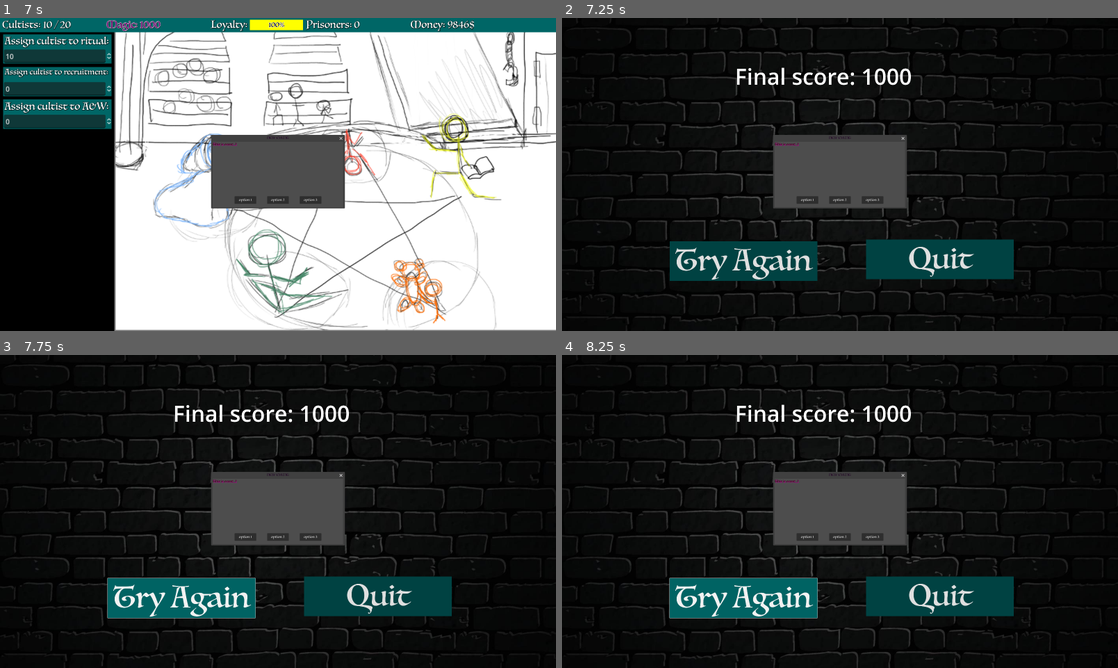
Above: before the commit, frames 1-4 (two rows, left to right).
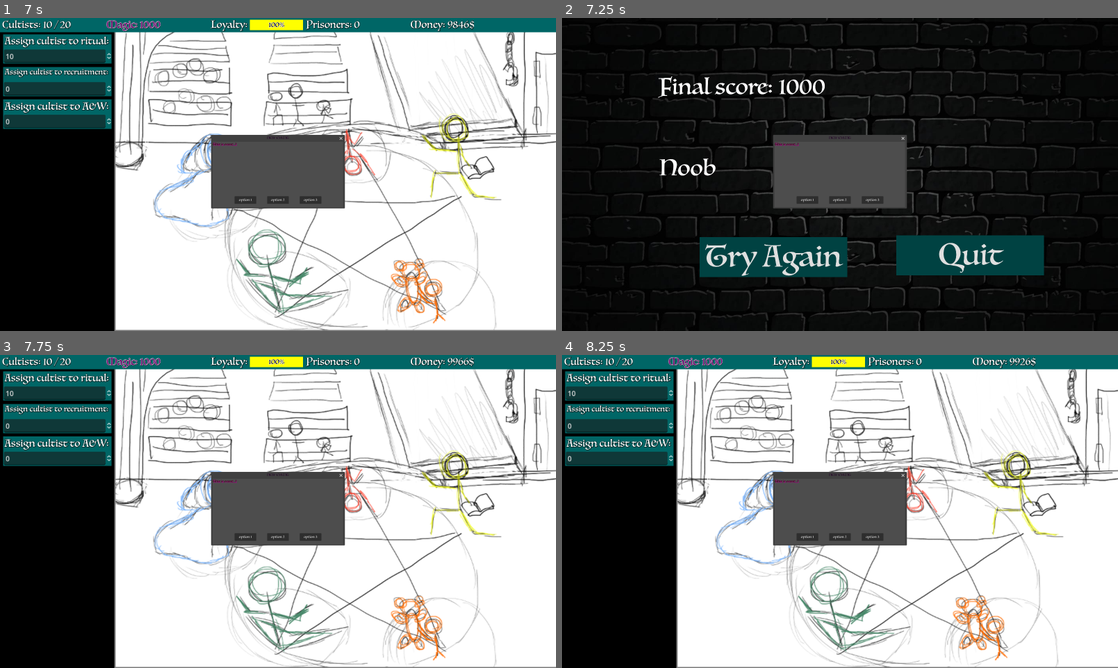
Above: after the commit, the same moments.

Repository: ShroomySquid/Ludum_Dare
Game: Godot game, scene res://root_menu_node.tscn
Same seed, same stepped clock (60 frames per second), same inputs: the game is played once before the commit and once after it.
Inputs (mouse positions are in pixels of both pictures, inside the frame that each line leads up to):
- Up to frame 1 (7 s): click "Start Game" at 0.5 s; click (278, 174) at 1.27 s; type "12" at 1.35 s; tap Enter at 2 s; click "OK" at 2.75 s; click "OK" at 3.5 s; click "OK" at 4.25 s; click "Skip tutorial" at 5 s; click (72, 68) at 6.5 s
- Up to frame 2 (7.25 s): no input
- Up to frame 3 (7.75 s): click "Try Again" at 7.25 s
- Up to frame 4 (8.25 s): click (745, 599) at 8 s, where only the run before the commit has a clickable "Try Again"

Frame 1 is identical in both runs. In frame 2, 14% of the frame differs, in the area x 0-100%, y 0-100%; in frame 3, 81%; in frame 4, 81%.

Commit message:
Started to add adio

Diff:
--- a/ui_prototype/Control.gd
+++ b/ui_prototype/Control.gd
@@ -2,9 +2,12 @@
 class_name GAME
 @onready var menu = $"../MenuLayer/Menu"
 @onready var end_screen = $"../MenuLayer/EndScreen"
+@onready var game_theme = $"../GameTheme"
+@onready var menu_theme = $"../MenuTheme"
+@onready var end_theme = $"../EndTheme"
 signal end_game(score)
 var resources: Resource_container = Resource_container.new()
-@export var available_cultists = 0
+@export var available_cultists = 10
 var peak_magic = 1000
 var cultists_in_ritual = 10
 var cultists_in_recruitment = 0
@@ -49,6 +52,27 @@
 		menu.show()
 
 func retry():
+	print("retry works")
+	global_timer = 0
+	resources.set_re(Resources.r.CULTISTS, 20)
+	resources.set_re(Resources.r.MAGIC, 1000)
+	resources.set_re(Resources.r.LOYALTY, 100)
+	resources.set_re(Resources.r.PRISONERS, 0)
+	resources.set_re(Resources.r.GOLD, 10000)
+	#Engine.time_scale = 1
+	peak_magic = 1000
+	cultists_in_ritual = 10
+	cultists_in_recruitment = 0
+	cultists_in_job = 0
+	new_cultist_counter = 0
+	available_cultists = 10
+	is_paused = false
+	in_intro = false
+	$Cultist_Send.value = cultists_in_ritual
+	$Recruitment_Send.value = cultists_in_recruitment
+	$Job_Send.value = cultists_in_job
+	end_screen.hide()
+	Engine.time_scale = 1
 	pass
 
 # Called when the node enters the scene tree for the first time.
@@ -103,6 +127,7 @@
 	resources.add_re(Resources.r.GOLD, 10 * delta * cultists_in_job)
 	global_timer += delta
 	if (global_timer >= 2):
+		is_paused = true
 		Engine.time_scale = 0
 		end_game.emit(resources.get_re(Resources.r.MAGIC))
 		#end_screen.set_score("Final score: " + str(Resources.r.MAGIC))
@@ -129,8 +154,10 @@
 	if (new_cultist_counter >= 300):
 		new_cultist_counter = 0
 		resources.add_re(Resources.r.CULTISTS, 1)
-	if (int(resources.get_re(Resources.r.MAGIC)) == 0):
-		print("Dead you are, try again you must.")
+	if (resources.get_re(Resources.r.MAGIC) < 1):
+		is_paused = true
+		Engine.time_scale = 0
+		end_game.emit(resources.get_re(Resources.r.MAGIC))
 	$cultist_label.text = "Cultists: " + str(available_cultists) + " / " + str(resources.get_re(Resources.r.CULTISTS))
 	$magic_label.text = "Magic: " + str(int(resources.get_re(Resources.r.MAGIC)))
 	$loyalty_bar.value = resources.get_re(Resources.r.LOYALTY)
--- a/ui_prototype/Menu/EndScreen.gd
+++ b/ui_prototype/Menu/EndScreen.gd
@@ -1,6 +1,7 @@
 extends Control
 
 @onready var main = $"../../UI"
+#var resources: Resource_container = Resource_container.new()
 func _process(_delta):
 	pass
 
@@ -11,9 +12,12 @@
 	main.retry()
 
 func _on_ui_end_game(score):
+	#var score = resources.get_re(Resources.r.MAGIC)
 	#$FinalScore.text = "Final score: "
-	print(score)
-	$FinalScore.text = "Final score: " + str(score)
+	#print(score)
+	if score < 1:
+		score = 0
+	$FinalScore.text = "Final score: " + str(int(score))
 	if (score >= 1000000):
 		$EndMsg.text = "Cori Tier"
 	elif (score >= 100000):
@@ -26,4 +30,6 @@
 		$EndMsg.text = "This is worst than the starting score"
 	elif (score >= 1):
 		$EndMsg.text = "How"
+	elif (score < 1):
+		$EndMsg.text = "You are dead."
 	pass
--- a/ui_prototype/Menu/EndScreen.tscn
+++ b/ui_prototype/Menu/EndScreen.tscn
@@ -33,10 +33,11 @@
 
 [node name="FinalScore" type="Label" parent="."]
 layout_mode = 0
-offset_left = 1170.59
-offset_top = 291.176
-offset_right = 1986.59
-offset_bottom = 496.176
+offset_left = 450.001
+offset_top = 392.646
+offset_right = 1306.0
+offset_bottom = 597.646
+theme_override_fonts/font = ExtResource("3_esequ")
 theme_override_font_sizes/font_size = 150
 text = "Final score:
 "
@@ -70,10 +71,12 @@
 text = "Try Again"
 
 [node name="EndMsg" type="Label" parent="."]
-offset_left = 1566.18
-offset_top = 879.41
-offset_right = 1931.18
-offset_bottom = 1292.41
+layout_mode = 0
+offset_left = 457.354
+offset_top = 942.646
+offset_right = 822.354
+offset_bottom = 1355.65
+theme_override_fonts/font = ExtResource("3_esequ")
 theme_override_font_sizes/font_size = 150
 text = "Bye
 
--- a/ui_prototype/node_2d.tscn
+++ b/ui_prototype/node_2d.tscn
@@ -9,6 +9,9 @@
 [ext_resource type="PackedScene" uid="uid://cecoa35ps282h" path="res://Intro/intro_window.tscn" id="7_cd71p"]
 [ext_resource type="Script" path="res://Event_management/event_manager.gd" id="7_s0rid"]
 [ext_resource type="PackedScene" uid="uid://ba8rt35jlr4s3" path="res://Menu/EndScreen.tscn" id="9_57u53"]
+[ext_resource type="AudioStream" uid="uid://dl08vq3kla3lt" path="res://audio/Musique_Scène1.mp3" id="10_sibtu"]
+[ext_resource type="AudioStream" uid="uid://bvknnw5u58q7s" path="res://audio/Musique_MenuPrincipal.mp3" id="11_i12wa"]
+[ext_resource type="AudioStream" uid="uid://bdfbepk30a3cw" path="res://audio/Musique_Fin.mp3" id="12_3mmgi"]
 
 [node name="Untitled Cult Game" type="Node2D"]
 
@@ -76,6 +79,19 @@
 scale = Vector2(1, 1)
 
 [node name="EndScreen" parent="MenuLayer" instance=ExtResource("9_57u53")]
+offset_left = 138.0
+offset_top = -18.0
+offset_right = 2495.0
+offset_bottom = 1448.0
+
+[node name="GameTheme" type="AudioStreamPlayer" parent="."]
+stream = ExtResource("10_sibtu")
+
+[node name="MenuTheme" type="AudioStreamPlayer" parent="."]
+stream = ExtResource("11_i12wa")
+
+[node name="EndTheme" type="AudioStreamPlayer" parent="."]
+stream = ExtResource("12_3mmgi")
 
 [connection signal="end_game" from="UI" to="MenuLayer/EndScreen" method="_on_ui_end_game"]
 [connection signal="bubble_signal" from="event_pop_up" to="UI" method="_on_event_pop_up_bubble_signal"]
Not shown, added: ui_prototype/export_presets.cfg
Not shown: 1 places in ui_prototype/node_2d.tscn that only renumber resources
